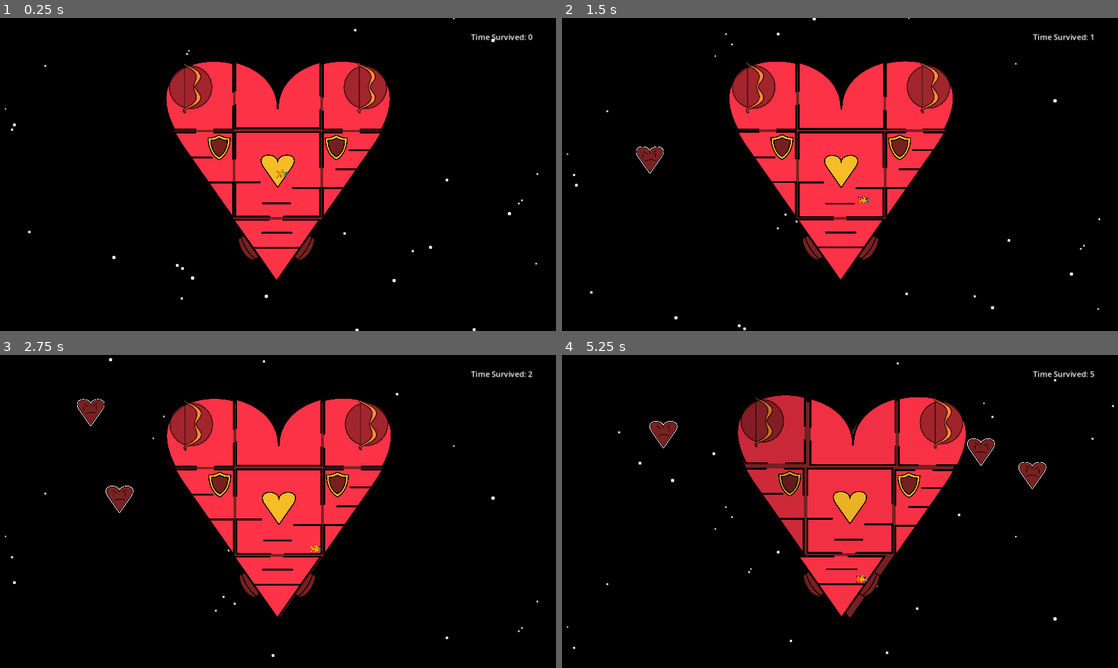
Above: before the commit, frames 1-4 (two rows, left to right).
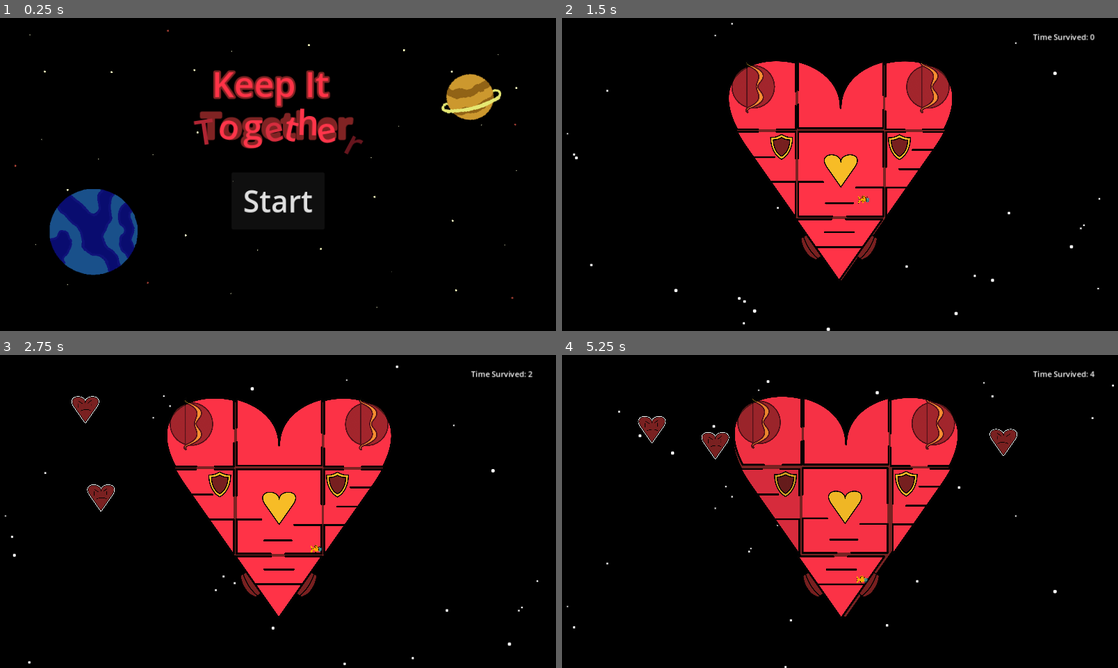
Above: after the commit, the same moments.

Repository: BreannaBre/GodotProject
Game: Godot game, scene res://scenes/main.tscn
Same seed, same stepped clock (60 frames per second), same inputs: the game is played once before the commit and once after it.
Inputs (mouse positions are in pixels of both pictures, inside the frame that each line leads up to):
- Up to frame 1 (0.25 s): no input
- Up to frame 2 (1.5 s): click (840, 199) at 0.5 s, where only the run after the commit has a clickable "Start"; move the mouse to (962, 158) at 1.27 s; hold Right (Player1Right) from 1.28 s (still down); tap / (Player1Interact) at 1.35 s; click (962, 158) at 1.42 s
- Up to frame 3 (2.75 s): tap Up (Player1Jump) at 1.52 s; release Right (Player1Right) at 2 s; drag from (166, 527) to (278, 511) at 2.02 s
- Up to frame 4 (5.25 s): move the mouse to (895, 442) at 2.77 s; hold Left (Player1Left) 2.78-3.5 s; tap / (Player1Interact) at 2.85, 4.35 s; drag from (812, 574) to (751, 511) at 3.52 s; move the mouse to (1006, 558) at 4.27 s; hold Right (Player1Right) 4.28-5 s; tap Up (Player1Jump) at 4.52 s; drag from (673, 464) to (789, 483) at 5.02 s

The runs differ from the first frame. In frame 1, 20% of the frame differs, in the area x 0-97%, y 0-100%; in frame 2, 2.1%; in frame 3, 1.8%; in frame 4, 8.0%.

Commit message:
Title screen

Diff:
--- a/scenes/main.tscn
+++ b/scenes/main.tscn
@@ -1,9 +1,10 @@
-[gd_scene load_steps=6 format=3 uid="uid://dp4bxbuy3jetc"]
+[gd_scene load_steps=7 format=3 uid="uid://dp4bxbuy3jetc"]
 
 [ext_resource type="PackedScene" uid="uid://ba73xxekccsg" path="res://scenes/keyboard_player.tscn" id="1_m6610"]
 [ext_resource type="Script" path="res://src/main.gd" id="1_rjrnr"]
 [ext_resource type="PackedScene" uid="uid://rj3h28pvb2lv" path="res://scenes/background.tscn" id="2_o17ss"]
 [ext_resource type="Script" path="res://src/score.gd" id="4_by4x4"]
+[ext_resource type="PackedScene" uid="uid://dw1hldrb7563r" path="res://scenes/title_screen.tscn" id="5_s888o"]
 
 [sub_resource type="RectangleShape2D" id="RectangleShape2D_wefyx"]
 size = Vector2(1, 1)
@@ -31,3 +32,6 @@
 offset_right = 1016.0
 offset_bottom = 51.0
 script = ExtResource("4_by4x4")
+
+[node name="TitleScreen" parent="." instance=ExtResource("5_s888o")]
+z_index = 7
--- a/scenes/title_screen.tscn
+++ b/scenes/title_screen.tscn
@@ -83,6 +83,42 @@
 "speed": 5.0
 }]
 
+[sub_resource type="SystemFont" id="SystemFont_a071j"]
+
+[sub_resource type="LabelSettings" id="LabelSettings_5fitb"]
+font = SubResource("SystemFont_a071j")
+font_size = 72
+font_color = Color(1, 0.2, 0.278431, 1)
+outline_size = 15
+outline_color = Color(0.501961, 0.137255, 0.137255, 1)
+
+[sub_resource type="LabelSettings" id="LabelSettings_ek18e"]
+font = SubResource("SystemFont_a071j")
+font_size = 72
+font_color = Color(0.501961, 0.137255, 0.137255, 1)
+outline_size = 15
+outline_color = Color(0.501961, 0.137255, 0.137255, 1)
+
+[sub_resource type="LabelSettings" id="LabelSettings_0i48d"]
+font = SubResource("SystemFont_a071j")
+font_size = 72
+font_color = Color(0.69, 0.1449, 0.19941, 1)
+
+[sub_resource type="LabelSettings" id="LabelSettings_qdjrp"]
+font = SubResource("SystemFont_a071j")
+font_size = 72
+font_color = Color(1, 0.207843, 0.290196, 1)
+
+[sub_resource type="LabelSettings" id="LabelSettings_jxauh"]
+font = SubResource("SystemFont_a071j")
+font_size = 72
+font_color = Color(0.84, 0.1764, 0.24276, 1)
+
+[sub_resource type="LabelSettings" id="LabelSettings_htkn4"]
+font = SubResource("SystemFont_a071j")
+font_size = 72
+font_color = Color(0.4, 0.084, 0.1156, 1)
+
 [node name="TitleScreen" type="Node2D"]
 process_mode = 3
 script = ExtResource("1_li7gw")
@@ -118,4 +154,114 @@
 text = "Start"
 metadata/_edit_use_anchors_ = true
 
+[node name="Logo" type="Node2D" parent="."]
+
+[node name="Label" type="Label" parent="Logo"]
+offset_left = 419.0
+offset_top = 86.0
+offset_right = 703.0
+offset_bottom = 185.0
+text = "Keep It"
+label_settings = SubResource("LabelSettings_5fitb")
+horizontal_alignment = 1
+vertical_alignment = 1
+
+[node name="Label10" type="Label" parent="Logo"]
+offset_left = 417.0
+offset_top = 171.0
+offset_right = 701.0
+offset_bottom = 270.0
+text = "Together"
+label_settings = SubResource("LabelSettings_ek18e")
+horizontal_alignment = 1
+vertical_alignment = 1
+
+[node name="Label2" type="Label" parent="Logo"]
+offset_left = 362.0
+offset_top = 193.0
+offset_right = 473.0
+offset_bottom = 292.0
+rotation = -0.148328
+text = "T"
+label_settings = SubResource("LabelSettings_0i48d")
+horizontal_alignment = 1
+vertical_alignment = 1
+
+[node name="Label3" type="Label" parent="Logo"]
+offset_left = 432.0
+offset_top = 164.0
+offset_right = 543.0
+offset_bottom = 263.0
+rotation = 0.208583
+text = "o"
+label_settings = SubResource("LabelSettings_qdjrp")
+horizontal_alignment = 1
+vertical_alignment = 1
+
+[node name="Label4" type="Label" parent="Logo"]
+offset_left = 470.0
+offset_top = 173.0
+offset_right = 581.0
+offset_bottom = 272.0
+rotation = 0.0107294
+text = "g"
+label_settings = SubResource("LabelSettings_qdjrp")
+horizontal_alignment = 1
+vertical_alignment = 1
+
+[node name="Label5" type="Label" parent="Logo"]
+offset_left = 501.0
+offset_top = 193.0
+offset_right = 612.0
+offset_bottom = 292.0
+rotation = -0.23885
+text = "e"
+label_settings = SubResource("LabelSettings_jxauh")
+horizontal_alignment = 1
+vertical_alignment = 1
+
+[node name="Label6" type="Label" parent="Logo"]
+offset_left = 562.0
+offset_top = 166.0
+offset_right = 673.0
+offset_bottom = 265.0
+rotation = 0.224797
+text = "t"
+label_settings = SubResource("LabelSettings_qdjrp")
+horizontal_alignment = 1
+vertical_alignment = 1
+
+[node name="Label7" type="Label" parent="Logo"]
+offset_left = 585.0
+offset_top = 163.0
+offset_right = 696.0
+offset_bottom = 262.0
+rotation = 0.0304045
+text = "h"
+label_settings = SubResource("LabelSettings_qdjrp")
+horizontal_alignment = 1
+vertical_alignment = 1
+
+[node name="Label8" type="Label" parent="Logo"]
+offset_left = 613.0
+offset_top = 191.0
+offset_right = 724.0
+offset_bottom = 290.0
+rotation = -0.170444
+text = "e"
+label_settings = SubResource("LabelSettings_qdjrp")
+horizontal_alignment = 1
+vertical_alignment = 1
+
+[node name="Label9" type="Label" parent="Logo"]
+offset_left = 633.0
+offset_top = 148.0
+offset_right = 917.0
+offset_bottom = 247.0
+rotation = 0.487292
+text = "r"
+label_settings = SubResource("LabelSettings_htkn4")
+horizontal_alignment = 1
+vertical_alignment = 1
+
 [connection signal="pressed" from="StartButton" to="." method="_on_start_button_pressed"]
Not shown: 1 places in scenes/title_screen.tscn that only renumber resources
Not shown, changed: style_guide.txt
